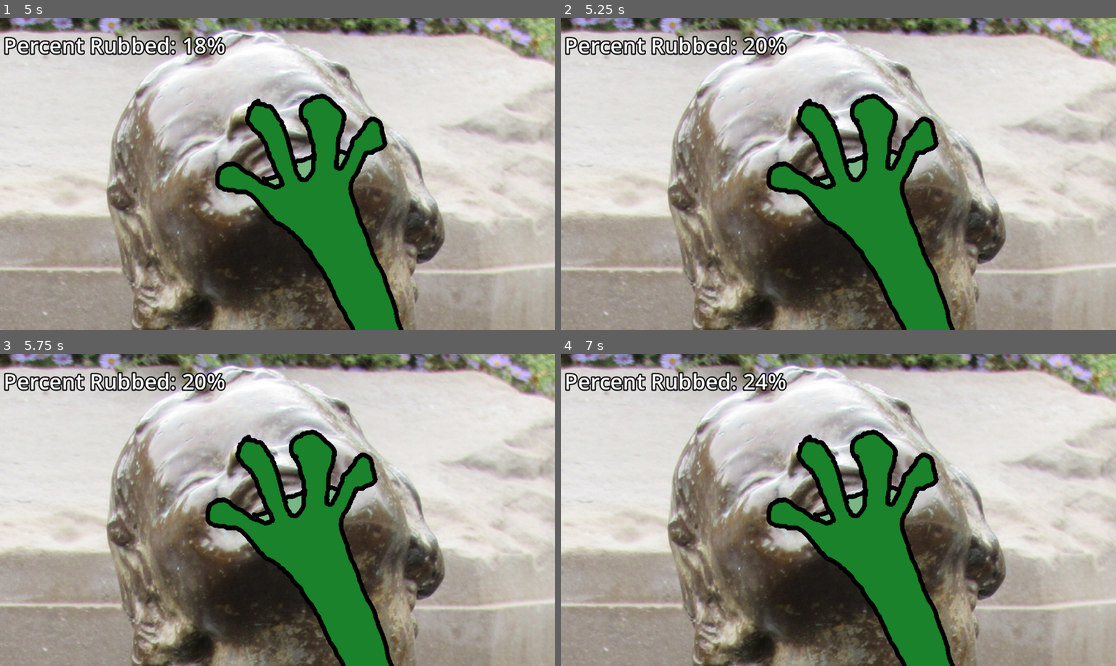
Above: before the commit, frames 1-4 (two rows, left to right).
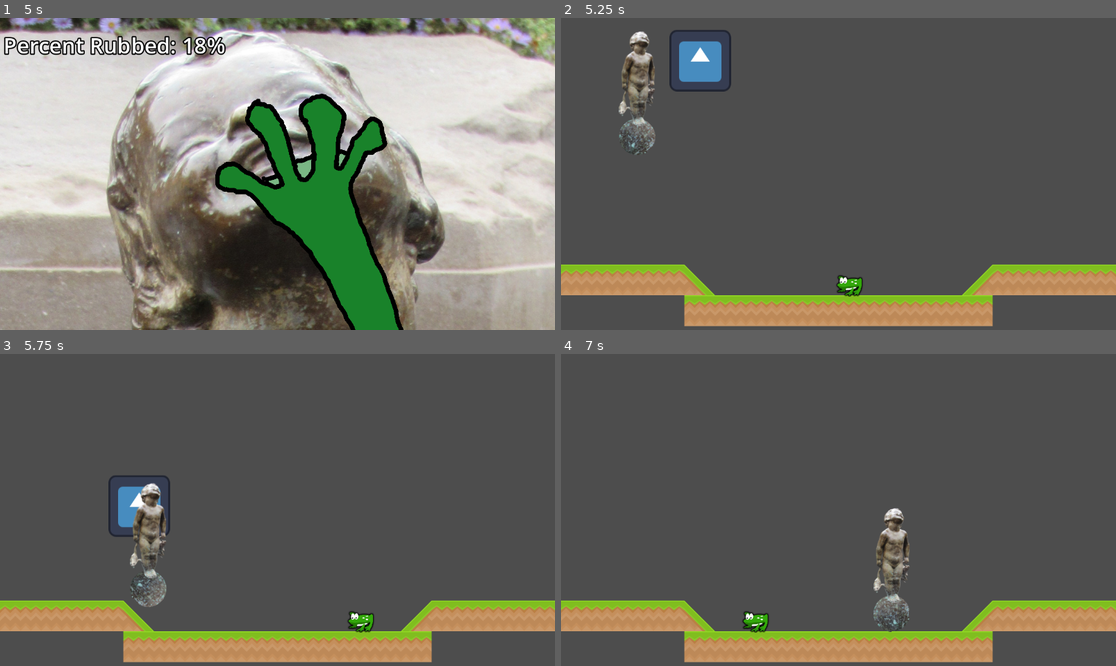
Above: after the commit, the same moments.

Repository: bsu-cs315/midsemester-jam-wright
Game: Godot game, scene res://world/mash_world.tscn
The game is run twice, just before and just after one commit, with the same random seed, the same clock (stepped at 60 frames per second) and the same inputs. This scene is started directly instead of the project's main scene. The engine's default icon, where the game draws it, is replaced by a stand-in: a white triangle on a blue panel in a dark square.
Inputs:
- Up to frame 1 (5 s): tap Enter at 0.5, 2, 3.5 s; hold D (move_right) 0.53-2.03 s; tap Space (mash) at 0.6, 1.25, 1.35, 2.1, 2.75, 2.85, 3.6, 4.25, 4.35 s; tap W (jump) at 0.77, 1.52, 3.02, 3.77, 4.52 s; hold Left (move_left) 2.03-2.78 s; hold D (move_right) 2.78-4.28 s; hold Left (move_left) from 4.28 s (still down)
- Up to frame 2 (5.25 s): release Left (move_left) at 5.03 s; hold D (move_right) from 5.03 s (still down); tap Space (mash) at 5.1 s
- Up to frame 3 (5.75 s): keep holding D (move_right)
- Up to frame 4 (7 s): release D (move_right) at 5.78 s; hold Left (move_left) from 5.78 s (still down); tap Space (mash) at 5.85, 6.6 s; tap W (jump) at 6.02, 6.77 s

Frame 1 is identical in both runs. In frame 2, 96% of the frame differs, in the area x 0-100%, y 0-100%; in frame 3, 96%; in frame 4, 96%.

Commit message:
Connect mash world to regular world

Diff:
--- a/project4/world/mash_world.gd
+++ b/project4/world/mash_world.gd
@@ -31,3 +31,7 @@
 
 func _set_rub_label():
 	_rub_label.text = "Percent Rubbed: %d%%" % percent_rubbed
+
+
+func _on_leave_scene_timer_timeout():
+	get_tree().call_deferred("change_scene_to_file", "res://world/world.tscn")
--- a/project4/world/mash_world.tscn
+++ b/project4/world/mash_world.tscn
@@ -29,3 +29,10 @@
 offset_bottom = 91.0
 text = "Percent Rubbed: x"
 label_settings = SubResource("LabelSettings_ea6t7")
+
+[node name="LeaveSceneTimer" type="Timer" parent="."]
+wait_time = 5.0
+one_shot = true
+autostart = true
+
+[connection signal="timeout" from="LeaveSceneTimer" to="." method="_on_leave_scene_timer_timeout"]
